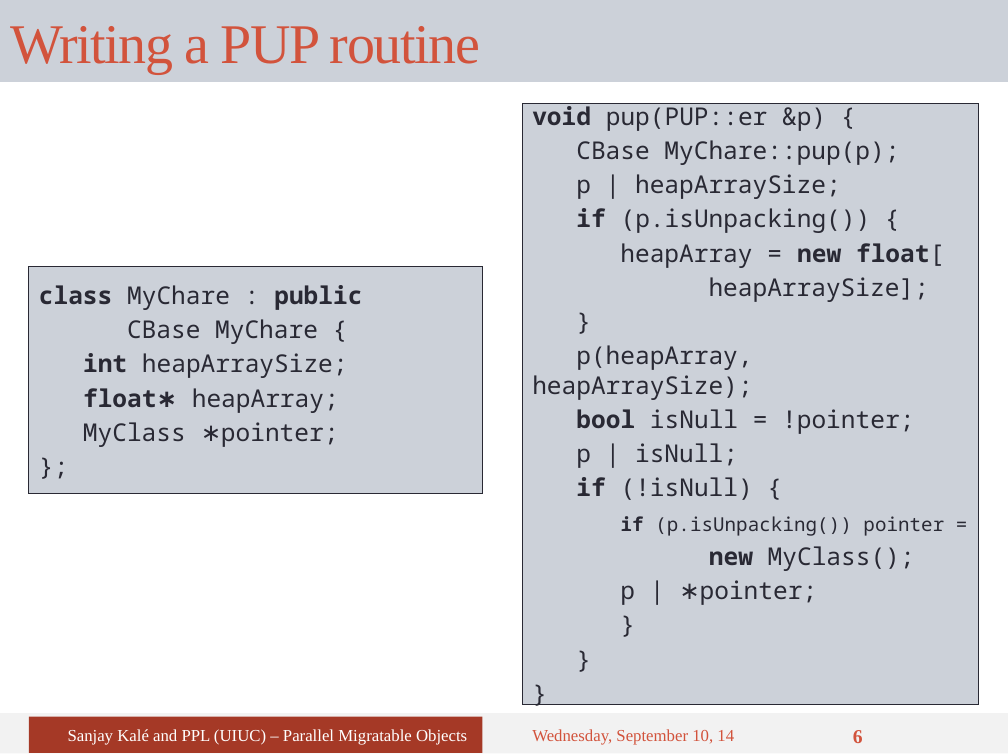
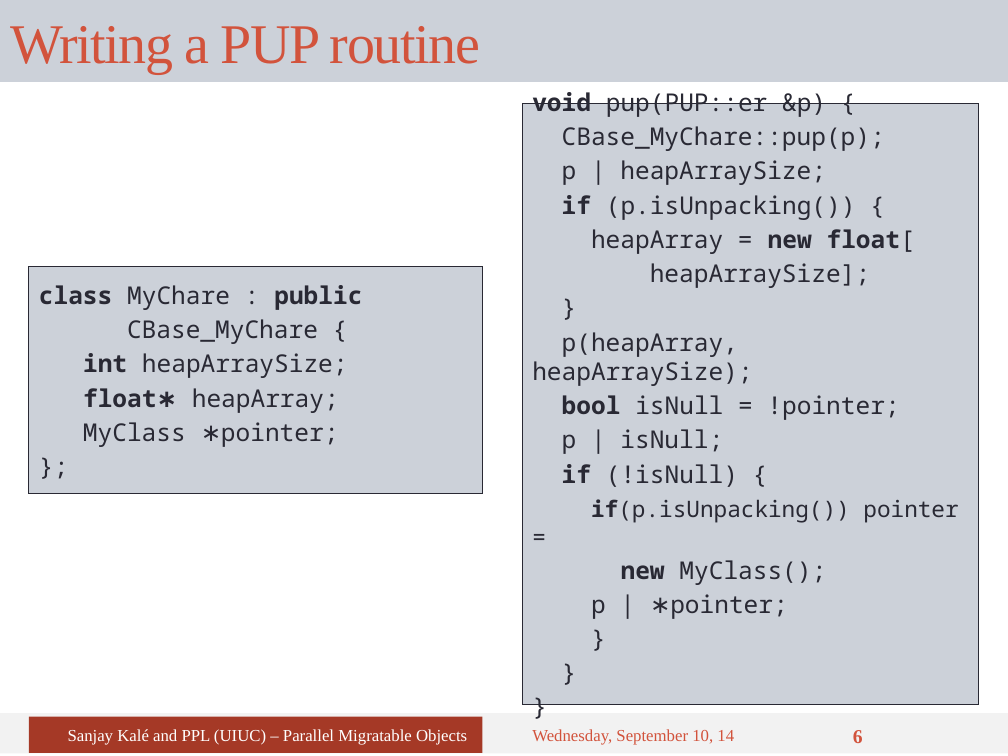
Before and after one commit to UIUC-PPL/charm_tutorial, a slide deck: slide 6 of tutorial-06-migratability.pptx. Drawn at 1008x756 pixels with LibreOffice and Linux fonts; fonts in the diff are those of the drawing. Boxes give left, top, right and bottom in pixels: in the first picture for what was removed or moved away, otherwise in the second. Text is boxed around its words. In the diff, an @@ line names an element or a change of style, - is before the commit and + after.

Commit message:
Fix alignment issues, text sizes, and add missing underlines; rehide slide due to over-write

```diff
--- a/tutorial-06-migratability.pptx
+++ b/tutorial-06-migratability.pptx
@@ text at box(562, 126, 885, 151): text changed @@
-CBase MyChare::pup(p);
+CBase_MyChare::pup(p);
@@ text at box(127, 319, 318, 344): text changed @@
-CBase MyChare {
+CBase_MyChare {
@@ text at box(591, 499, 958, 523): text changed; size 13.8 to 16.2 pt @@
-if (p.isUnpacking()) pointer =
+if(p.isUnpacking()) pointer =
```
Also in this commit, not shown: 3 other slides changed.
